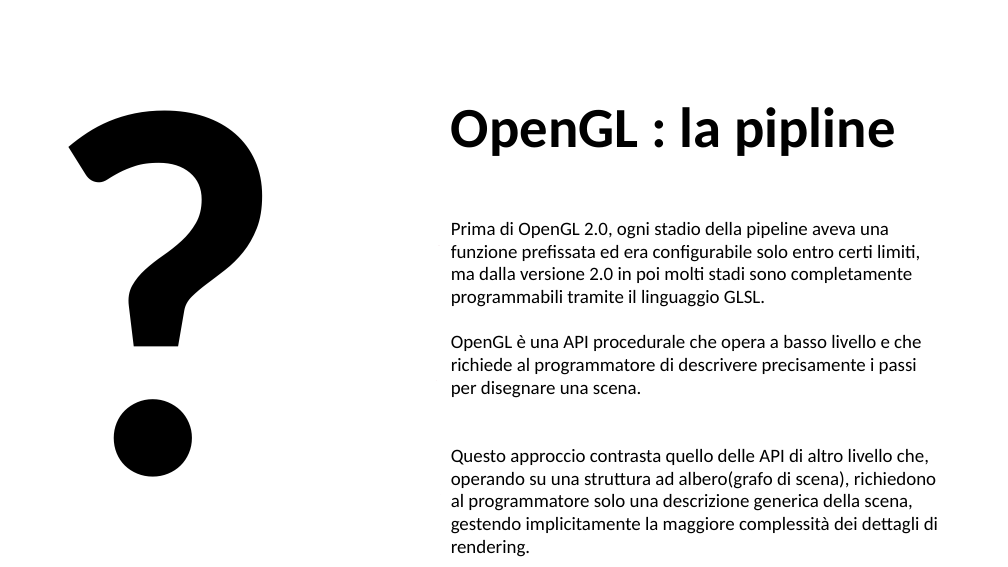
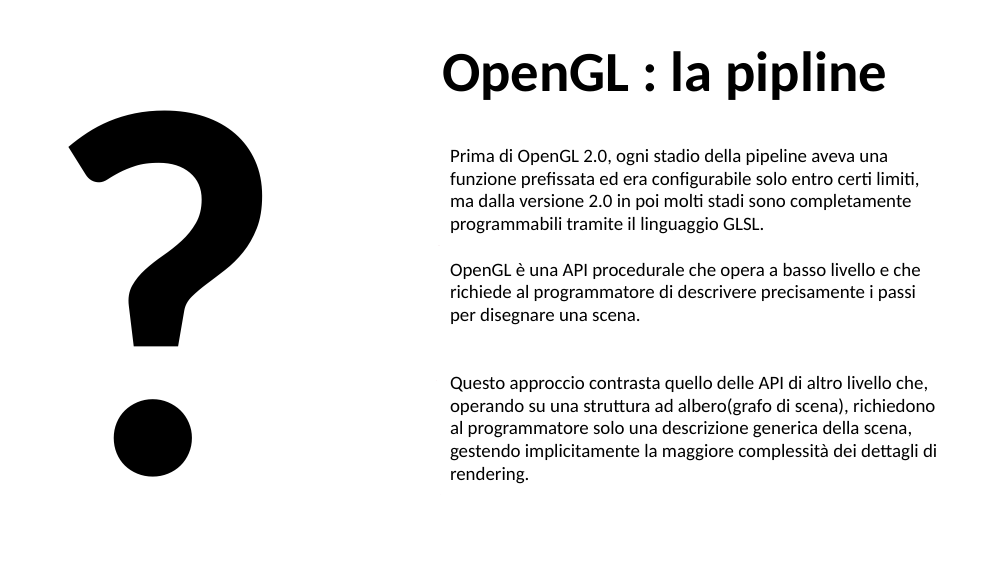
Before and after one commit to AntonioDOrazio/MobileProgramming_OpenGL, a slide deck: slide 6 of Materiale/BozzaOpenGL.pptx. Drawn at 1008x567 pixels with LibreOffice and Linux fonts; fonts in the diff are those of the drawing. Boxes give left, top, right and bottom in pixels: in the first picture for what was removed or moved away, otherwise in the second. Text is boxed around its words. In the diff, an @@ line names an element or a change of style, - is before the commit and + after.

```diff
--- a/Materiale/BozzaOpenGL.pptx
+++ b/Materiale/BozzaOpenGL.pptx
@@ title "OpenGL : la pipline": place and size @@
-title "OpenGL : la pipline" at bbox=[451, 107, 895, 156]
+title "OpenGL : la pipline" at bbox=[442, 51, 887, 100]
@@ free "Prima di OpenGL 2.0, ogni ...": place and size @@
-free "Prima di OpenGL 2.0, ogni ..." at bbox=[443, 213, 947, 567]
+free "Prima di OpenGL 2.0, ogni ..." at bbox=[443, 140, 947, 567]
```
Also in this commit, not shown: 13 other slides changed, 1 slide added, 2 slides removed, 1 other file.
